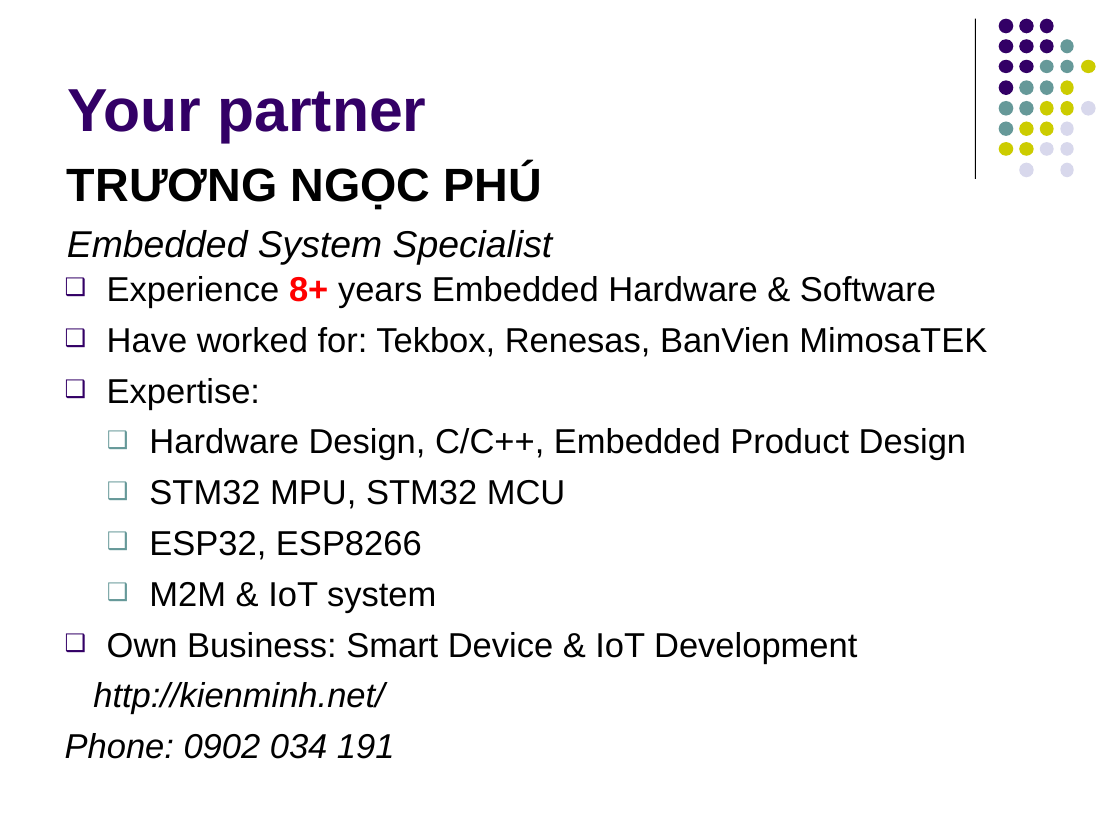
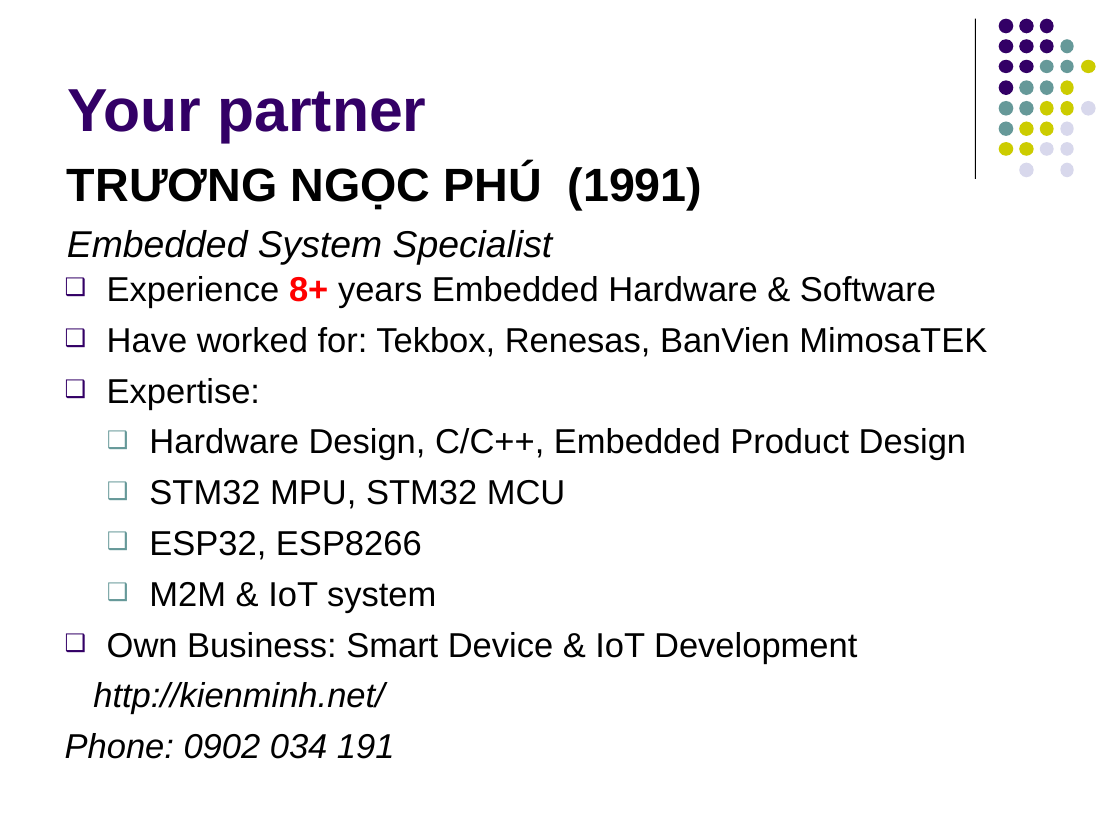
Before and after one commit to kmtekvn/hitech_stm32_basic, a slide deck: slide 4 of 04. Slides/01 Giới thiệu.ppt. Drawn at 1120x840 pixels with LibreOffice and Linux fonts; fonts in the diff are those of the drawing. Boxes give left, top, right and bottom in pixels: in the first picture for what was removed or moved away, otherwise in the second. Text is boxed around its words. In the diff, an @@ line names an element or a change of style, - is before the commit and + after.

```diff
--- a/04. Slides/01 Giới thiệu.ppt
+++ b/04. Slides/01 Giới thiệu.ppt
@@ text at (67,165,703,211): text changed @@
-TRƯƠNG NGỌC PHÚ
+TRƯƠNG NGỌC PHÚ (1991)
```
Also in this commit, not shown: 2 other files.
